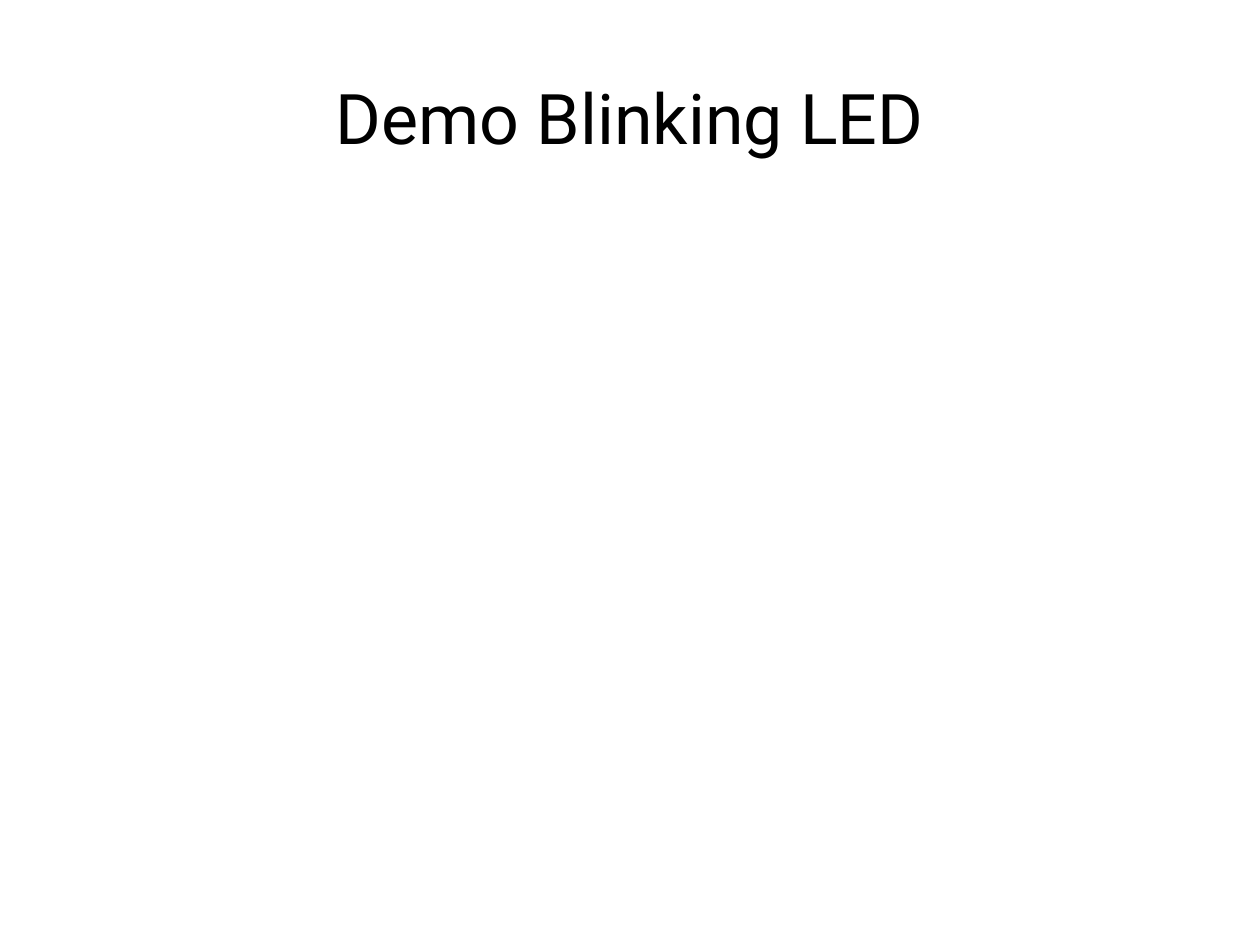
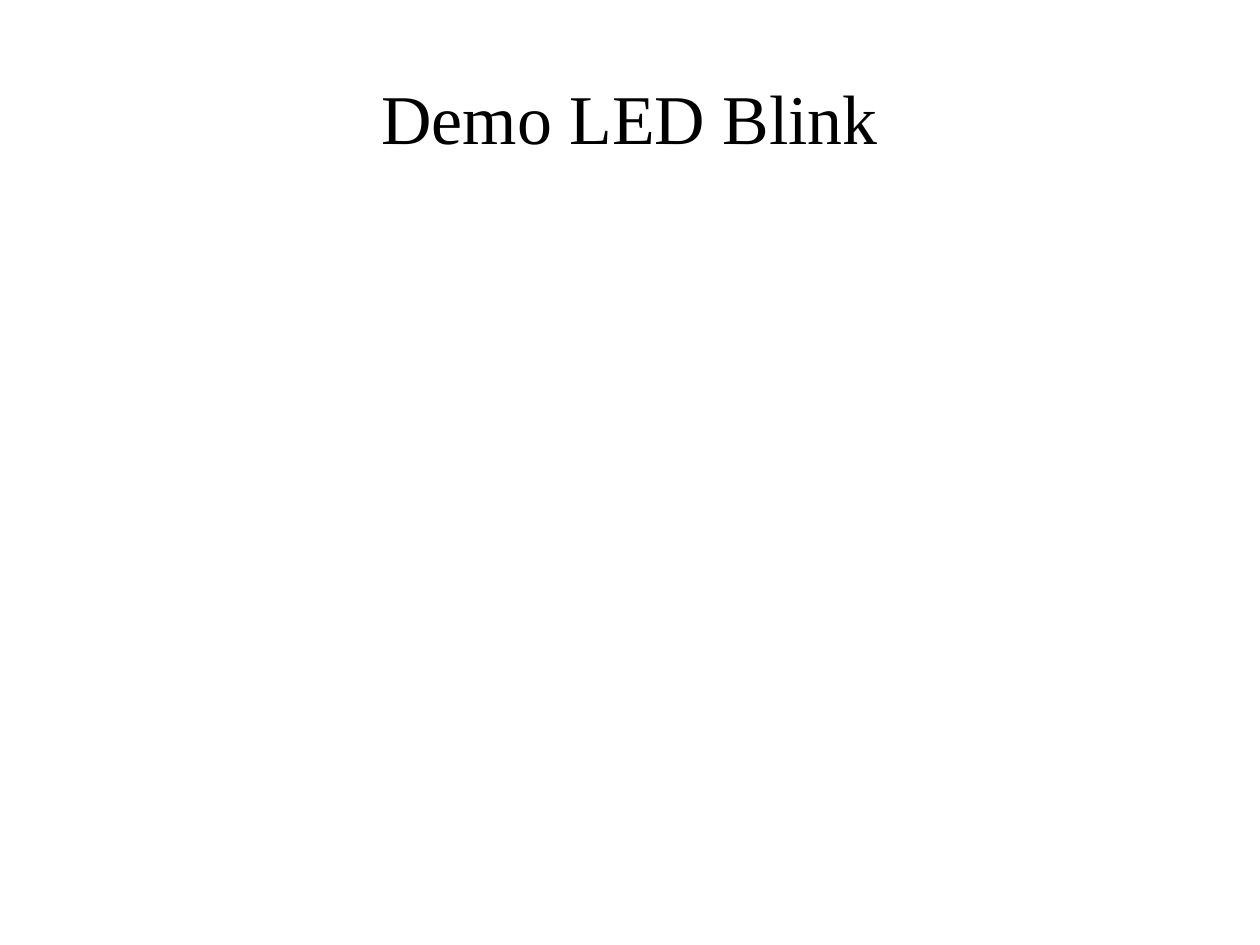
Before and after one commit to frezik/rpi_perl_presentation, a slide deck: slide 11 of raspberry_pi_perl.odp (slide 9 before the commit). Drawn at 1260x945 pixels with LibreOffice and Linux fonts; fonts in the diff are those of the drawing. Boxes give left, top, right and bottom in pixels: in the first picture for what was removed or moved away, otherwise in the second. Text is boxed around its words. In the diff, an @@ line names an element or a change of style, - is before the commit and + after.

```diff
--- a/raspberry_pi_perl.odp
+++ b/raspberry_pi_perl.odp
@@ title at <box>381,95,878,145</box>: text changed; font Roboto to Times New Roman @@
-Demo Blinking LED
+Demo LED Blink
```
Also in this commit, not shown: 8 other slides changed, 13 slides added, 6 slides removed, 1 other file.
